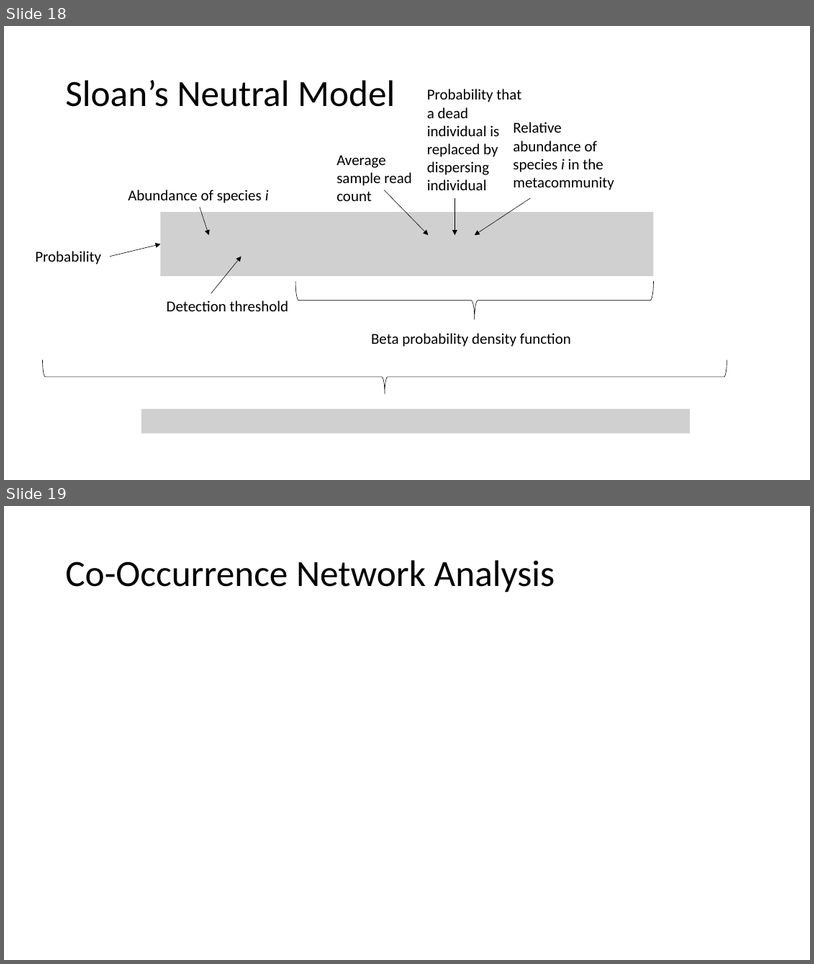
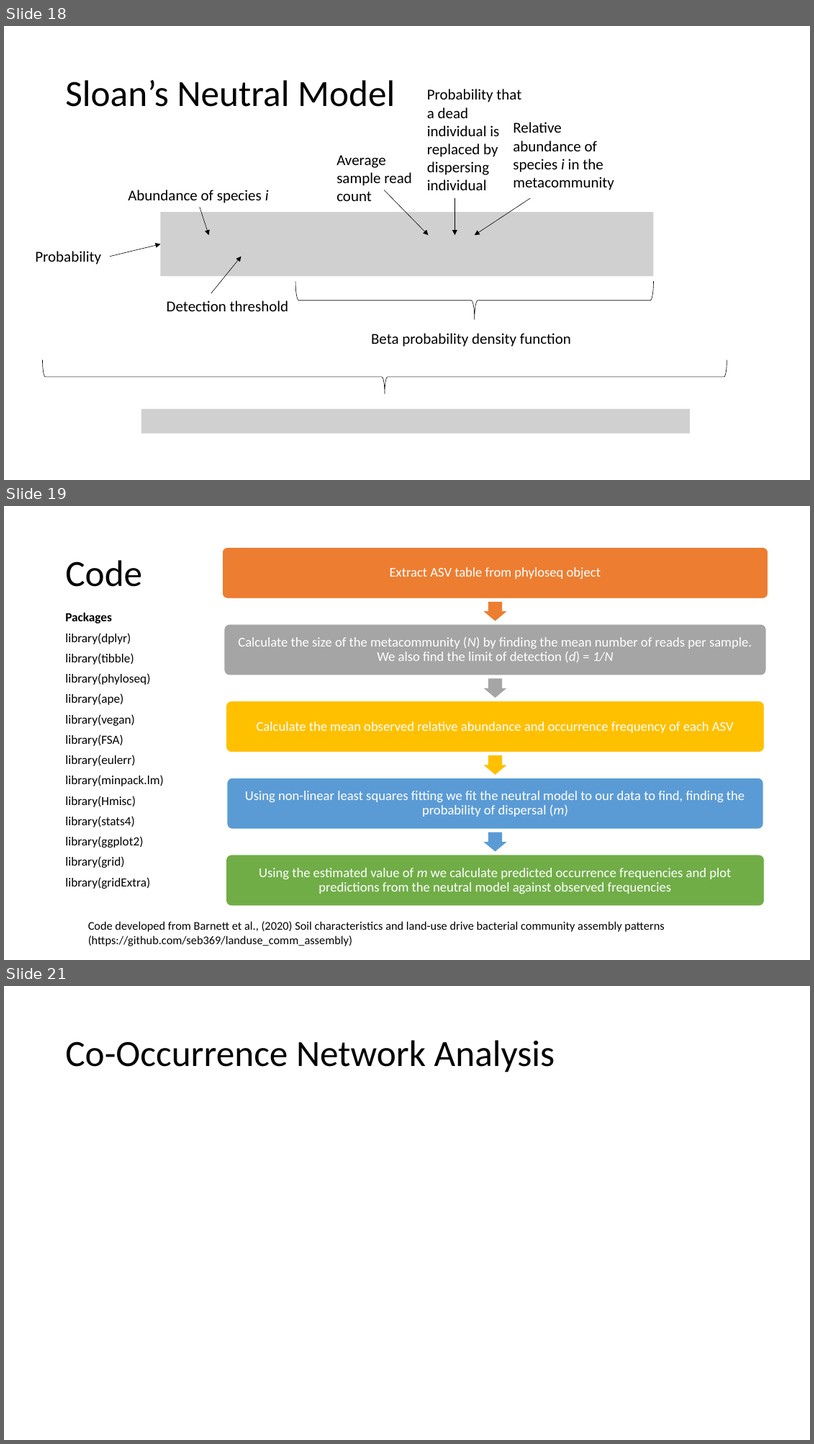
Before and after one commit to amysolman/PhD, a slide deck: Projects/Chapter1/community-assembly.pptx. Shown one above the other, each under a label of ours: slides 18 and 19 before the commit, slides 18, 19 and 21 after it; the slides between them are not shown. The pictures are 814x964 and 814x1444 pixels, drawn with LibreOffice and Linux fonts; fonts in the diff are those of the drawing; grey boxes stand for pictures. Boxes give left, top, right and bottom in pixels: in the first picture for what was removed or moved away, otherwise in the second. Text is boxed around its words. In the diff, an @@ line names an element or a change of style, - is before the commit and + after.

Commit message:
Community Assembly Presentation

```diff
--- a/Projects/Chapter1/community-assembly.pptx
+++ b/Projects/Chapter1/community-assembly.pptx
@@ slide 19 added at [4, 506, 810, 960], background #FFFFFF @@
@@ title added at [65, 560, 142, 587], 44 pt, text #000000 @@
+Code
@@ text added at [65, 613, 163, 888], 14.8 pt, text #000000 @@
+Packages
+library(dplyr)
+library(tibble)
+library(phyloseq)
+library(ape)
+library(vegan)
+library(FSA)
+library(eulerr)
+library(minpack.lm)
+library(Hmisc)
+library(stats4)
+library(ggplot2)
+library(grid)
+library(gridExtra)
@@ group added at [222, 547, 769, 906]: 5 rounded rectangles, 5 texts, 4 right arrows @@
+Extract ASV table from phyloseq object
+Calculate the size of the metacommunity (N) by finding the mean number of reads per sample. We also find the limit of detection (d) = 1/N
+Calculate the mean observed relative abundance and occurrence frequency of each ASV
+Using non-linear least squares fitting we fit the neutral model to our data to find, finding the probability of dispersal (m)
+Using the estimated value of m we calculate predicted occurrence frequencies and plot predictions from the neutral model against observed frequencies
@@ text added at [88, 921, 664, 946], 14 pt, text #000000 @@
+Code developed from Barnett et al., (2020) Soil characteristics and land-use drive bacterial community assembly patterns (https://github.com/seb369/landuse_comm_assembly)
@@ what was slide 19 is now slide 21 @@
```
Also in this commit, not shown: 1 other slide added, 2 other files.
